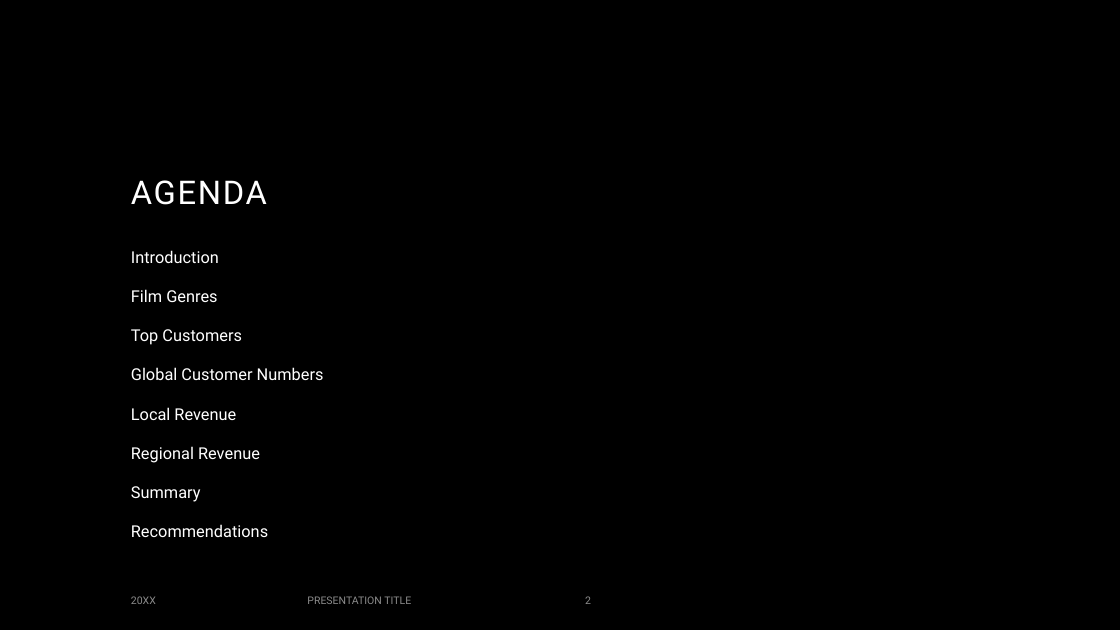
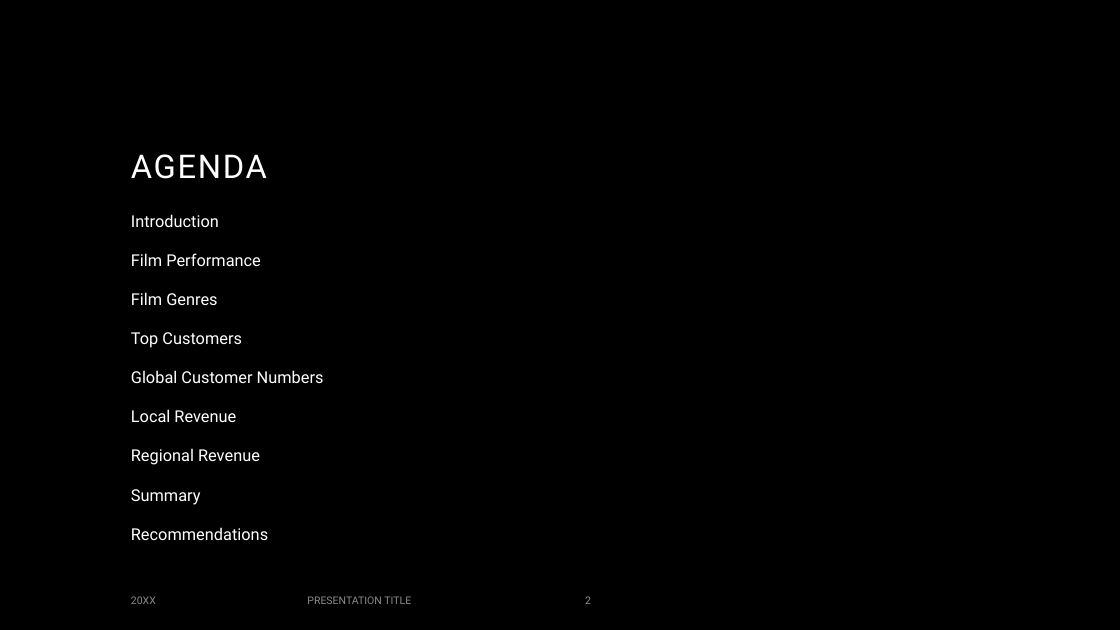
Before and after one commit to astahansen/Instacart_analysis_cf, a slide deck: slide 2 of Rockbuster/Rockbuster-presentation.pptx. Drawn at 1120x630 pixels with LibreOffice and Linux fonts; fonts in the diff are those of the drawing; background and template pictures are left out. Boxes give left, top, right and bottom in pixels: in the first picture for what was removed or moved away, otherwise in the second. Text is boxed around its words. In the diff, an @@ line names an element or a change of style, - is before the commit and + after.

```diff
--- a/Rockbuster/Rockbuster-presentation.pptx
+++ b/Rockbuster/Rockbuster-presentation.pptx
@@ title "AGENDA": place and size @@
-title "AGENDA" at <box>131,180,267,205</box>
+title "AGENDA" at <box>131,154,267,179</box>
@@ text "Introduction": place and size @@
-text "Introduction" at <box>131,250,324,537</box>
+text "Introduction" at <box>131,214,324,540</box>
@@ text at <box>131,253,261,266</box>: paragraph added @@
+Film Performance
```
Also in this commit, not shown: 2 other slides changed, 1 slide added.
